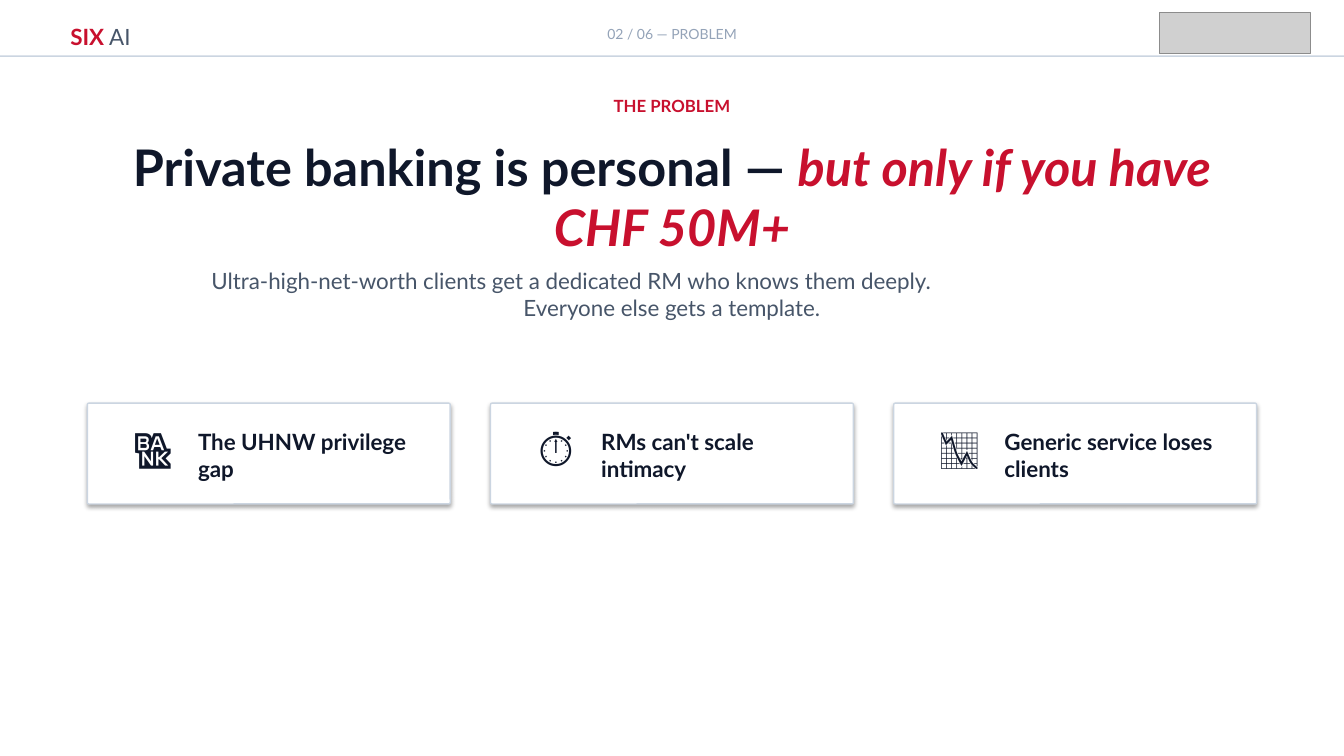
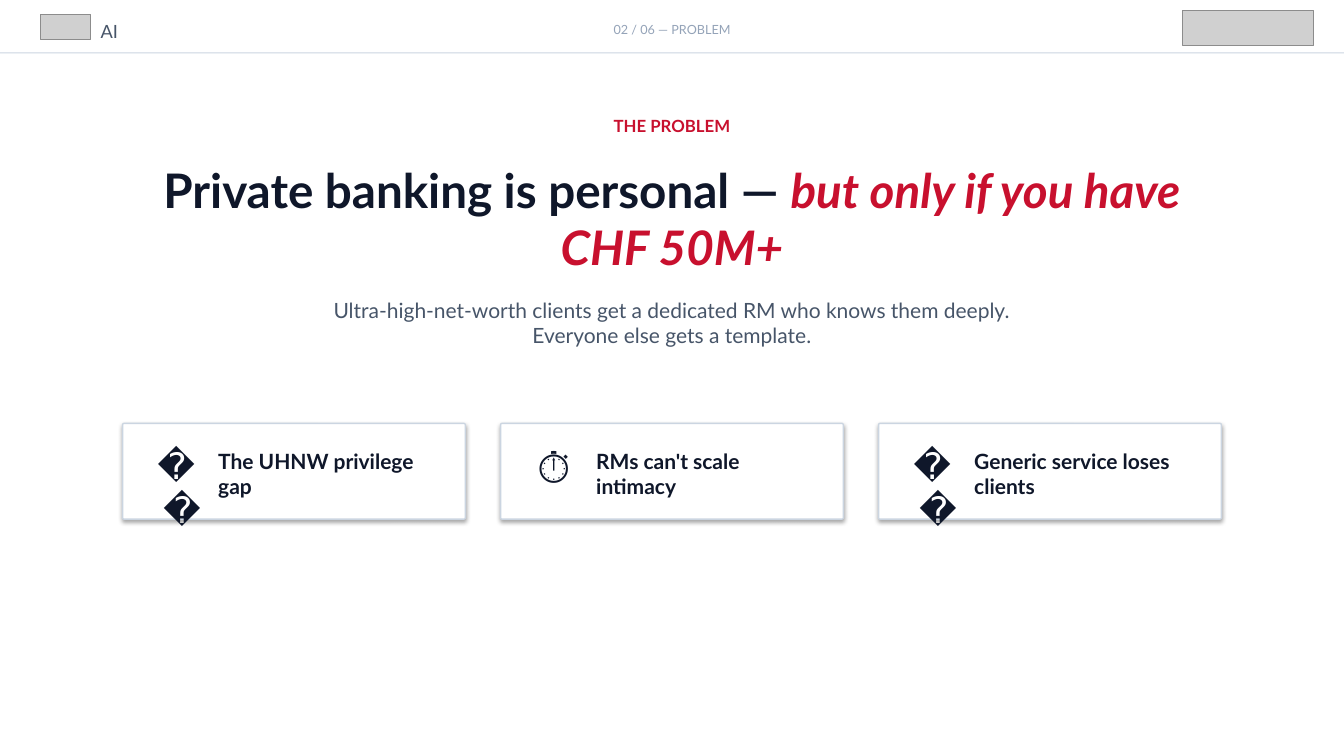
Before and after one commit to bggoranoff/swisshacks, a slide deck: slide 2 of presentation/SIX_AI_Presentation.pptx. Drawn at 1344x756 pixels with LibreOffice and Linux fonts; fonts in the diff are those of the drawing; grey boxes stand for pictures. Boxes give left, top, right and bottom in pixels: in the first picture for what was removed or moved away, otherwise in the second. Text is boxed around its words. In the diff, an @@ line names an element or a change of style, - is before the commit and + after.

Commit message:
Add pptx more presentation

```diff
--- a/presentation/SIX_AI_Presentation.pptx
+++ b/presentation/SIX_AI_Presentation.pptx
@@ picture added at (40,14,91,39) @@
@@ text at (101,25,118,38): text changed; size 16 to 13 pt; text colour #C8102E to #475569; bold off @@
-SIX AI
+AI
@@ text "02 / 06 — PROBLEM": place and size @@
-text "02 / 06 — PROBLEM" at (607,29,736,39)
+text "02 / 06 — PROBLEM" at (614,25,730,34)
@@ text "02 / 06 — PROBLEM" at (614,25,730,34): size 10 to 9 pt @@
@@ picture: place and size @@
-picture at (1159,12,1311,53)
+picture at (1183,10,1314,46)
@@ text "THE PROBLEM": place and size @@
-text "THE PROBLEM" at (614,99,730,112)
+text "THE PROBLEM" at (614,119,730,132)
@@ text "Private banking is personal — ...": place and size @@
-text "Private banking is personal — ..." at (133,148,1211,247)
+text "Private banking is personal — ..." at (163,172,1180,266)
@@ text "Private banking is personal — ..." at (163,172,1180,266): size 36 to 34 pt @@
@@ text at (334,302,1010,347): text changed; size 16 to 15 pt @@
-Ultra-high-net-worth clients get a dedicated RM who knows them deeply.
-Everyone else gets a template.
+Ultra-high-net-worth clients get a dedicated RM who knows them deeply.
+Everyone else gets a template.
@@ rounded rectangle: place and size @@
-rounded rectangle at (88,403,451,504)
+rounded rectangle at (123,423,466,519)
@@ text "🏦": place and size @@
-text "🏦" at (123,418,184,489)
+text "🏦" at (148,439,199,499)
@@ text "The UHNW privilege gap": place and size @@
-text "The UHNW privilege gap" at (198,433,406,481)
+text "The UHNW privilege gap" at (218,453,414,498)
@@ rounded rectangle: place and size @@
-rounded rectangle at (491,403,854,504)
+rounded rectangle at (501,423,844,519)
@@ text "⏱️": place and size @@
-text "⏱️" at (526,418,587,489)
+text "⏱️" at (526,439,577,499)
@@ text "RMs can't scale intimacy": place and size @@
-text "RMs can't scale intimacy" at (601,433,753,481)
+text "RMs can't scale intimacy" at (596,453,739,498)
@@ rounded rectangle: place and size @@
-rounded rectangle at (894,403,1257,504)
+rounded rectangle at (879,423,1222,519)
@@ size 28 to 26 pt in 3 elements at (526,439,577,499), (148,439,199,499), (904,439,955,499) @@
@@ text "📉": place and size @@
-text "📉" at (930,418,990,489)
+text "📉" at (904,439,955,499)
@@ size 16 to 15 pt in 3 elements at (596,453,739,498), (218,453,414,498), (974,453,1170,494) @@
@@ text "Generic service loses clients": place and size @@
-text "Generic service loses clients" at (1004,433,1213,477)
+text "Generic service loses clients" at (974,453,1170,494)
```
Also in this commit, not shown: 5 other slides changed, 2 other files.
